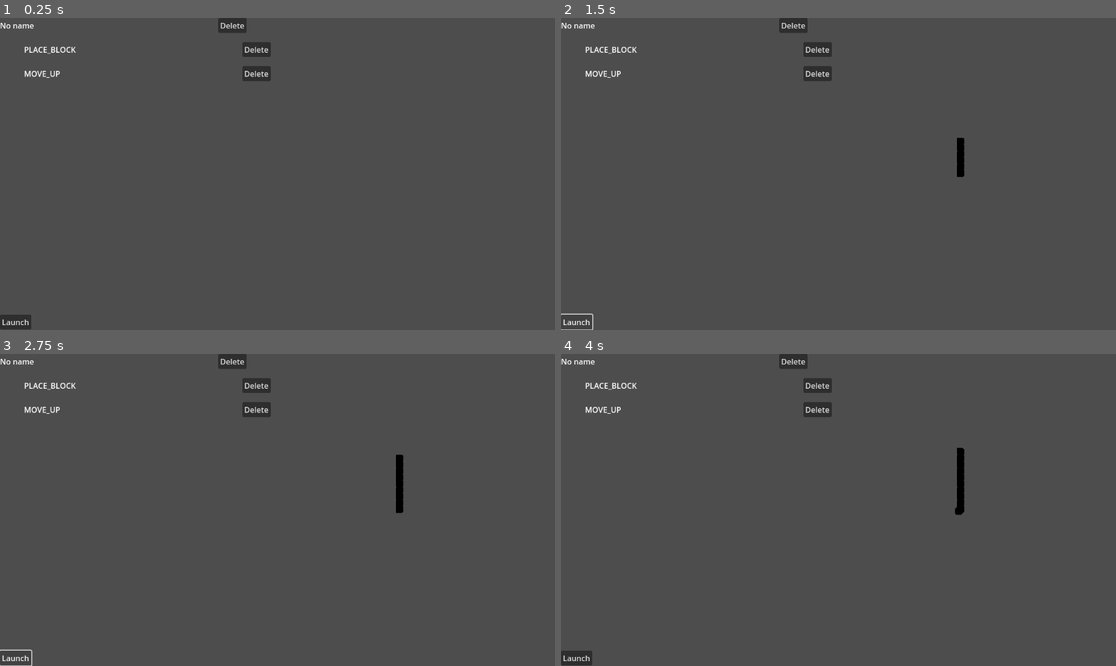
Above: before the commit, frames 1-4 (two rows, left to right).
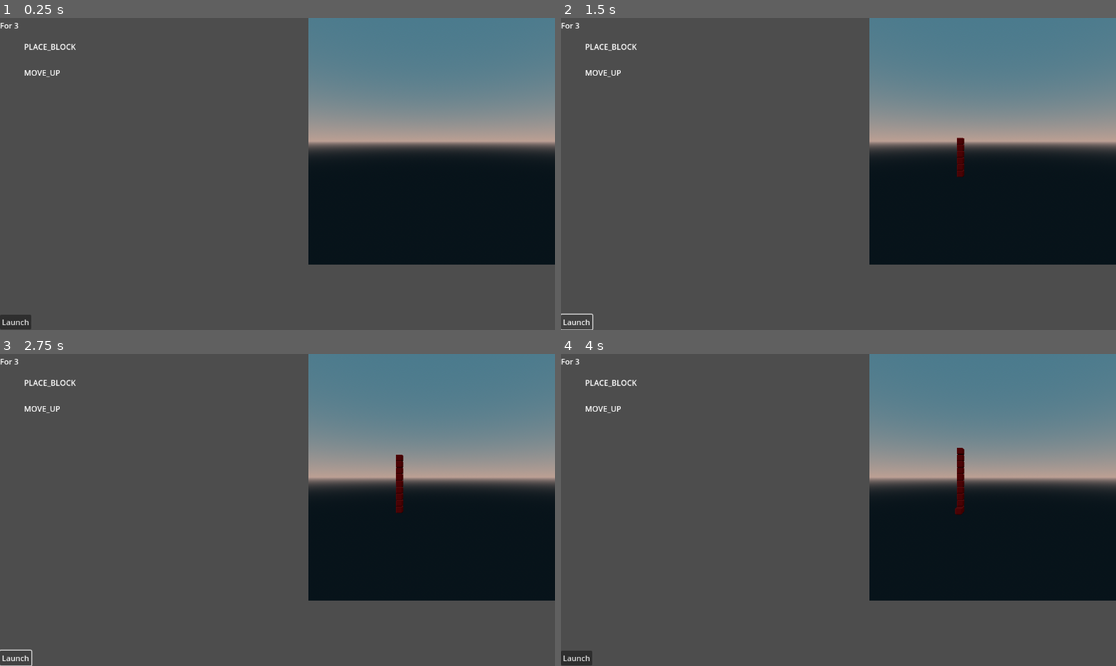
Above: after the commit, the same moments.

Repository: Crhonopost/Projet-jeu-serieux
Game: Godot game, scene res://scenes/level/current_level.tscn
Two runs of this game, one before a commit and one after it. Both use one fixed random seed, a clock stepped at 60 frames per second and the inputs below. This scene is started directly instead of the project's main scene.
Inputs (mouse positions are in pixels of both pictures, inside the frame that each line leads up to):
- Up to frame 1 (0.25 s): no input
- Up to frame 2 (1.5 s): click "Launch" at 0.5 s; click "Launch" at 1.25 s
- Up to frame 3 (2.75 s): click "Launch" at 2 s
- Up to frame 4 (4 s): tap Enter at 2.75 s; move the mouse to (960, 494) at 2.77 s; click (960, 494) at 2.92 s; tap Space at 3.5 s; drag from (727, 525) to (810, 572) at 3.52 s

The runs differ from the first frame. In frame 1, 35% of the frame differs, in the area x 0-100%, y 0-80%; in frame 2, 35%; in frame 3, 35%; in frame 4, 35%.

Commit message:
reworked ui instruction display

Diff:
--- a/ebucilper/resources/scripting/definitions/for_instruction_resource.gd
+++ b/ebucilper/resources/scripting/definitions/for_instruction_resource.gd
@@ -1,3 +1,7 @@
 class_name ForInstructionResource extends FlowInstructionResource
 
 @export var iterationCount = 1
+
+
+func getName() -> String:
+	return "For " + str(iterationCount)
--- a/ebucilper/scenes/UI/coding_space.gd
+++ b/ebucilper/scenes/UI/coding_space.gd
@@ -9,7 +9,7 @@
 
 func _ready() -> void:
 	entryPoint.instructionResource = entryInstruction
-	entryPoint.buildFromResource()
+	entryPoint.refreshUI()
 
 
 func _on_button_pressed() -> void:
--- a/ebucilper/scenes/UI/coding_space.tscn
+++ b/ebucilper/scenes/UI/coding_space.tscn
@@ -3,9 +3,9 @@
 [ext_resource type="Script" uid="uid://b678kr1glpsrl" path="res://scenes/UI/coding_space.gd" id="1_25lkw"]
 [ext_resource type="Script" uid="uid://bulv0feibbce" path="res://scenes/coding/compiler.gd" id="2_bwyhw"]
 [ext_resource type="Script" uid="uid://bqe45dm5wyip4" path="res://resources/scripting/definitions/instruction_resource.gd" id="2_fn0c8"]
-[ext_resource type="PackedScene" uid="uid://bbavicoatjdec" path="res://scenes/UI/commands/instruction_exe.tscn" id="3_3v25e"]
 [ext_resource type="Script" uid="uid://cyysoo4jhjpub" path="res://resources/scripting/definitions/execution_instruction_resource.gd" id="3_a6itc"]
 [ext_resource type="Script" uid="uid://cioni3f13iu1e" path="res://resources/scripting/definitions/for_instruction_resource.gd" id="3_r5p2t"]
+[ext_resource type="PackedScene" uid="uid://ccvogvottrj2u" path="res://scenes/UI/commands/instruction_flow.tscn" id="6_r5p2t"]
 
 [sub_resource type="Resource" id="Resource_vjcr8"]
 script = ExtResource("3_a6itc")
@@ -35,7 +35,8 @@
 [node name="Compiler" type="Node" parent="."]
 script = ExtResource("2_bwyhw")
 
-[node name="EntryPoint" parent="." instance=ExtResource("3_3v25e")]
+[node name="EntryPoint" parent="." instance=ExtResource("6_r5p2t")]
+layout_mode = 1
 
 [node name="Button" type="Button" parent="."]
 layout_mode = 1
--- a/ebucilper/scenes/UI/commands/instruction_exe.gd
+++ b/ebucilper/scenes/UI/commands/instruction_exe.gd
@@ -1,10 +1,8 @@
-extends Node2D
+extends Control
 
-@export var instructionResource: InstructionResource
+@export var instructionResource: ExecutionInstructionResource
 
-@onready var visualizationSprite : Sprite2D = $Control
-@onready var typeLabel: Label = $SubViewport/Control/HBoxContainer/Type
-@onready var viewport: Viewport = $SubViewport
+@onready var typeLabel: Label = $HBoxContainer/Type
 
 var childsInstances : Array[Node] = []
 
@@ -13,13 +11,6 @@
 
 func retrieveCommand() -> Array[Instruction.InstructionType]:
 	return []
-
-func _unhandled_input(event: InputEvent) -> void:
-	if event is InputEventMouseMotion || event is InputEventMouseButton:
-		var local_pos = to_local(event.position)
-		var ev = event
-		ev.position = local_pos
-		viewport.push_input(ev)
 
 func _on_delete_pressed() -> void:
 	queue_free()
@@ -30,14 +21,3 @@
 		child.queue_free()
 
 	typeLabel.text = instructionResource.getName()
-
-	if(instructionResource is FlowInstructionResource):
-		var childIt = 0
-		while(childIt < instructionResource.childs.size()):
-			var instance = InstructionVisualBuilder.instantiate(instructionResource.childs[childIt])
-			instance.translate(Vector2(50, (childIt + 1) * 50))
-
-			add_child(instance)
-			childsInstances.append(instance)
-
-			childIt += 1
--- a/ebucilper/scenes/UI/commands/instruction_exe.tscn
+++ b/ebucilper/scenes/UI/commands/instruction_exe.tscn
@@ -1,43 +1,27 @@
-[gd_scene load_steps=3 format=3 uid="uid://bbavicoatjdec"]
+[gd_scene load_steps=2 format=3 uid="uid://bbavicoatjdec"]
 
 [ext_resource type="Script" uid="uid://dklvussic3lxx" path="res://scenes/UI/commands/instruction_exe.gd" id="1_dfbn3"]
 
-[sub_resource type="ViewportTexture" id="ViewportTexture_47gub"]
-viewport_path = NodePath("SubViewport")
-
-[node name="InstructionExe" type="Node2D"]
+[node name="InstructionExe" type="Control"]
+custom_minimum_size = Vector2(0, 50)
+layout_mode = 3
+anchors_preset = 0
+offset_right = 1152.0
+offset_bottom = 50.0
 script = ExtResource("1_dfbn3")
 
-[node name="Control" type="Sprite2D" parent="."]
-texture = SubResource("ViewportTexture_47gub")
-centered = false
-
-[node name="SubViewport" type="SubViewport" parent="."]
-handle_input_locally = false
-size = Vector2i(512, 100)
-
-[node name="Control" type="Control" parent="SubViewport"]
-layout_mode = 3
-anchors_preset = 15
-anchor_right = 1.0
-anchor_bottom = 1.0
-grow_horizontal = 2
-grow_vertical = 2
-
-[node name="HBoxContainer" type="HBoxContainer" parent="SubViewport/Control"]
+[node name="HBoxContainer" type="HBoxContainer" parent="."]
 layout_mode = 1
 anchors_preset = 10
 anchor_right = 1.0
-offset_bottom = 31.0
+offset_bottom = 50.0
 grow_horizontal = 2
 
-[node name="Type" type="Label" parent="SubViewport/Control/HBoxContainer"]
+[node name="Type" type="Label" parent="HBoxContainer"]
 layout_mode = 2
 size_flags_horizontal = 3
 text = "Type"
 
-[node name="Delete" type="Button" parent="SubViewport/Control/HBoxContainer"]
+[node name="Delete" type="Button" parent="HBoxContainer"]
 layout_mode = 2
 text = "Delete"
-
-[connection signal="pressed" from="SubViewport/Control/HBoxContainer/Delete" to="." method="_on_delete_pressed"]
--- /dev/null
+++ b/ebucilper/scenes/UI/commands/instruction_flow.gd
@@ -0,0 +1,28 @@
+class_name InstructionFlowUI extends Control
+
+@export var instructionResource: FlowInstructionResource
+
+@onready var typeLabel: Label = $VBoxContainer/HBoxContainer/Type
+@onready var header: HBoxContainer = $VBoxContainer/HBoxContainer
+@onready var instructionList: VBoxContainer = $VBoxContainer/MarginContainer/SubInstructions
+
+func _ready():
+	refreshUI()
+
+func retrieveCommand() -> Array[Instruction.InstructionType]:
+	return []
+
+func _on_delete_pressed() -> void:
+	queue_free()
+
+func refreshUI():
+	if(!instructionResource): return
+	for child in instructionList.get_children():
+		child.queue_free()
+
+	typeLabel.text = instructionResource.getName()
+	var childIt = 0
+	while(childIt < instructionResource.childs.size()):
+		var instance = InstructionVisualBuilder.instantiate(instructionResource.childs[childIt])
+		instructionList.add_child(instance)
+		childIt += 1
--- /dev/null
+++ b/ebucilper/scenes/UI/commands/instruction_flow.tscn
@@ -0,0 +1,39 @@
+[gd_scene load_steps=2 format=3 uid="uid://ccvogvottrj2u"]
+
+[ext_resource type="Script" uid="uid://wy2gsxwbexgl" path="res://scenes/UI/commands/instruction_flow.gd" id="1_drnas"]
+
+[node name="InstructionFlow" type="Control"]
+layout_mode = 3
+anchors_preset = 15
+anchor_right = 1.0
+anchor_bottom = 1.0
+grow_horizontal = 2
+grow_vertical = 2
+script = ExtResource("1_drnas")
+
+[node name="VBoxContainer" type="VBoxContainer" parent="."]
+layout_mode = 1
+anchors_preset = 15
+anchor_right = 1.0
+anchor_bottom = 1.0
+grow_horizontal = 2
+grow_vertical = 2
+
+[node name="HBoxContainer" type="HBoxContainer" parent="VBoxContainer"]
+layout_mode = 2
+
+[node name="Type" type="Label" parent="VBoxContainer/HBoxContainer"]
+layout_mode = 2
+size_flags_horizontal = 3
+text = "Type"
+
+[node name="Delete" type="Button" parent="VBoxContainer/HBoxContainer"]
+layout_mode = 2
+text = "Delete"
+
+[node name="MarginContainer" type="MarginContainer" parent="VBoxContainer"]
+layout_mode = 2
+theme_override_constants/margin_left = 50
+
+[node name="SubInstructions" type="VBoxContainer" parent="VBoxContainer/MarginContainer"]
+layout_mode = 2
--- a/ebucilper/scenes/level/current_level.tscn
+++ b/ebucilper/scenes/level/current_level.tscn
@@ -1,9 +1,22 @@
-[gd_scene load_steps=5 format=3 uid="uid://b267yic7ui0nk"]
+[gd_scene load_steps=8 format=3 uid="uid://b267yic7ui0nk"]
 
 [ext_resource type="Script" uid="uid://b7c8bsgviwne6" path="res://scenes/level/current_level.gd" id="1_1n4kf"]
 [ext_resource type="PackedScene" uid="uid://c2i2xc75qwiwp" path="res://scenes/UI/coding_space.tscn" id="1_j3nmy"]
 [ext_resource type="PackedScene" uid="uid://bbyxw6eym1jvg" path="res://scenes/grid/ViewScene.tscn" id="2_1n4kf"]
 [ext_resource type="Script" uid="uid://cav7hgnw788c8" path="res://scenes/grid/builder.gd" id="4_7ehec"]
+
+[sub_resource type="ProceduralSkyMaterial" id="ProceduralSkyMaterial_7ehec"]
+sky_top_color = Color(0.28467593, 0.4785813, 0.5541494, 1)
+sky_horizon_color = Color(0.74036336, 0.62754905, 0.57817876, 1)
+ground_bottom_color = Color(0.050980393, 0.09019608, 0.11372549, 1)
+ground_horizon_color = Color(0.73937356, 0.62654036, 0.58950263, 1)
+
+[sub_resource type="Sky" id="Sky_6j83v"]
+sky_material = SubResource("ProceduralSkyMaterial_7ehec")
+
+[sub_resource type="Environment" id="Environment_g6sfq"]
+background_mode = 2
+sky = SubResource("Sky_6j83v")
 
 [node name="CurrentLevel" type="Control"]
 layout_mode = 3
@@ -32,4 +45,7 @@
 [node name="Builder" type="Node3D" parent="SubViewportContainer/SubViewport"]
 script = ExtResource("4_7ehec")
 
+[node name="WorldEnvironment" type="WorldEnvironment" parent="SubViewportContainer/SubViewport"]
+environment = SubResource("Environment_g6sfq")
+
 [connection signal="launch" from="CodingSpace" to="." method="_on_coding_space_launch"]
--- a/ebucilper/scripts/instruction_visual_builder.gd
+++ b/ebucilper/scripts/instruction_visual_builder.gd
@@ -1,11 +1,17 @@
 extends Node
 
 @onready var exeInstructionScene : PackedScene = load("res://scenes/UI/commands/instruction_exe.tscn")
+@onready var forInstructionScene : PackedScene = load("res://scenes/UI/commands/instruction_flow.tscn")
 
-func instantiate(instruction: InstructionResource) -> Node2D:
+func instantiate(instruction: InstructionResource) -> Control:
+	var instance = Control.new()
 	if(instruction is ExecutionInstructionResource):
-		var instance = exeInstructionScene.instantiate()
-		instance.instructionResource = instruction
+		instance = exeInstructionScene.instantiate()
+	elif(instruction is ForInstructionResource):
+		instance = forInstructionScene.instantiate()
+	else:
+		printerr("Can't build instruction UI")
 		return instance
-	else:
-		return Node2D.new()
+
+	instance.instructionResource = instruction
+	return instance
Not shown, added: ebucilper/scenes/UI/commands/instruction_flow.gd.uid
